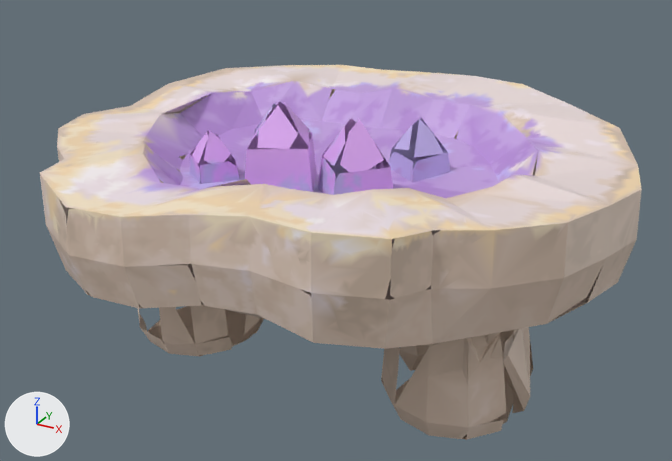
A saved change to the glTF model tools/art/models/tripo/gf/g_e_geode.glb.
The view is the same before and after, from a camera (50 mm lens) standing at (0.1401, -0.2477, 0.1777) and looking at (0.0019, 0.0036, 0.052). The lights are fixed; the arrows at lower left show +X, +Y and +Z. The picture after the commit comes second. Vertices at exactly the same position are counted once.

The scene before the commit, as lines of its bpy script (objects in view):
```python
me_geometry_0 = bpy.data.meshes.new('geometry_0')
me_geometry_0.from_pydata(...)  # 38614 vertices, 75754 faces; spans x -0.097..0.097, y -0.075..0.089, z 0.0..0.099
me_geometry_0.materials.append(mat_defaultmaterial)
ob_geometry_0 = bpy.data.objects.new('geometry_0', me_geometry_0)
ob_geometry_0.location = (0.0, 0.0, 0.0)
```
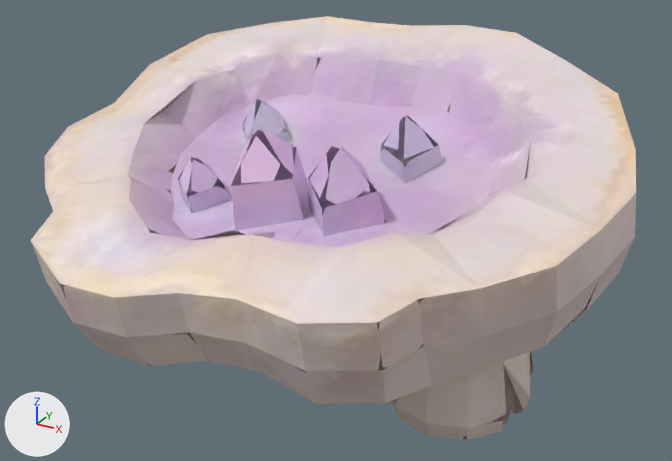
Patch to the scene script:
```diff
--- a/tools/art/models/tripo/gf/g_e_geode.glb.py
+++ b/tools/art/models/tripo/gf/g_e_geode.glb.py
@@ me_geometry_0 @@
-me_geometry_0.from_pydata(...)  # 38614 vertices, 75754 faces; spans x -0.097..0.097, y -0.075..0.089, z 0.0..0.099
+me_geometry_0.from_pydata(...)  # 38614 vertices, 75754 faces; spans x -0.097..0.097, y -0.081..0.081, z 0.0..0.11
+# me_geometry_0 part 1: the loose piece of 34226 vertices spanning x -0.097..0.097, y -0.075..0.089, z 0.048..0.089 is turned 15.6 degrees about the x axis through its middle, then moved by (0.0, -0.005, 0.001)
+# me_geometry_0 part 2: the loose piece of 145 vertices spanning x -0.041..-0.022, y -0.027..-0.007, z 0.07..0.088 is turned 15.6 degrees about the x axis through its middle, then moved by (0.0, -0.007, -0.006)
+# me_geometry_0 part 3: the loose piece of 516 vertices spanning x -0.022..0.006, y -0.029..0.001, z 0.069..0.099 is turned 15.6 degrees about the x axis through its middle, then moved by (0.0, -0.009, -0.005)
+# me_geometry_0 part 4: the loose piece of 214 vertices spanning x -0.043..-0.021, y 0.01..0.032, z 0.066..0.087 is turned 15.6 degrees about the x axis through its middle, then moved by (0.0, -0.008, 0.005)
+# me_geometry_0 part 5: the loose piece of 27 vertices spanning x -0.04..-0.032, y 0.013..0.021, z 0.076..0.086 is turned 15.6 degrees about the x axis through its middle, then moved by (0.0, -0.009, 0.003)
+# me_geometry_0 part 6: the loose piece of 28 vertices spanning x -0.032..-0.024, y 0.012..0.021, z 0.076..0.087 is turned 15.6 degrees about the x axis through its middle, then moved by (0.0, -0.009, 0.003)
+# me_geometry_0 part 7: the loose piece of 479 vertices spanning x 0.003..0.03, y -0.026..0.003, z 0.071..0.097 is turned 15.6 degrees about the x axis through its middle, then moved by (0.0, -0.009, -0.005)
+# me_geometry_0 part 8: the loose piece of 12 vertices spanning x 0.006..0.017, y -0.02..-0.011, z 0.084..0.094 is turned 15.6 degrees about the x axis through its middle, then moved by (0.0, -0.01, -0.006)
+# me_geometry_0 part 9: the loose piece of 224 vertices spanning x 0.012..0.033, y 0.011..0.033, z 0.068..0.09 is turned 15.6 degrees about the x axis through its middle, then moved by (0.0, -0.009, 0.005)
+# me_geometry_0 part 10: the loose piece of 26 vertices spanning x 0.023..0.031, y 0.013..0.023, z 0.078..0.089 is turned 15.6 degrees about the x axis through its middle, then moved by (0.0, -0.01, 0.003)
+# me_geometry_0 part 11: the loose piece of 55 vertices spanning x -0.038..-0.025, y -0.025..-0.016, z 0.079..0.088 is turned 15.6 degrees about the x axis through its middle, then moved by (0.0, -0.009, -0.007)
+# me_geometry_0 part 12: the loose piece of 54 vertices spanning x -0.019..-0.005, y -0.024..-0.002, z 0.087..0.099 is turned 15.6 degrees about the x axis through its middle, then moved by (0.0, -0.011, -0.005)
+# me_geometry_0 part 13: the loose piece of 7 vertices spanning x 0.015..0.022, y 0.016..0.021, z 0.078..0.087 is scaled about its middle by (1, 0.65, 1.07), then moved by (0.0, -0.009, 0.004)
+# me_geometry_0 part 14: 29 of the vertices in x 0.03..0.071, y -0.025..0.014, z 0.024..0.051 are turned 15.6 degrees about the x axis through their middle, then moved by (0.0, 0.003, -0.002)
+# me_geometry_0 part 15: 55962 faces centred in x -0.096..0.096, y -0.075..0.089, z 0.0..0.089 are repainted in the vertex colours; the middle colour goes from beige #dec7b6 to pale pink #decbc4
+# me_geometry_0 part 16: 3997 faces centred in x -0.069..0.067, y -0.063..0.071, z 0.069..0.098 are repainted in the vertex colours; the middle colour goes from purple #c7b9f0 to pale blue #dcc4e8
+# me_geometry_0 part 17: 10464 faces centred in x -0.069..0.064, y -0.049..0.067, z 0.069..0.089 are repainted in the vertex colours; the middle colour goes from purple #c3a3df to pale pink #d0b6d4
+# other edits to the shape of me_geometry_0 do not show in these pictures
 me_geometry_0.materials.append(mat_defaultmaterial)
```

Changed parts and their boxes (x1, y1, x2, y2) in the pictures (672 x 461 px; the box of a moved part takes in the faces that stretch with it):
'geometry_0', reshaped, recoloured (13% taller): before (40, 65, 642, 440); after (31, 16, 636, 440)
part 1 of me_geometry_0, moved or reshaped: before (40, 65, 642, 349); after (31, 16, 636, 404)
part 2 of me_geometry_0, moved or reshaped: before (189, 130, 240, 184); after (178, 157, 231, 213)
part 3 of me_geometry_0, moved or reshaped: before (245, 103, 317, 192); after (231, 130, 308, 231)
part 4 of me_geometry_0, moved or reshaped (mostly hidden before): before (255, 103, 276, 136); after (242, 99, 291, 142)
part 5 of me_geometry_0, moved or reshaped: before (256, 107, 272, 135); after (243, 102, 256, 136)
part 6 of me_geometry_0, moved or reshaped (not visible before): after (252, 102, 284, 135)
part 7 of me_geometry_0, moved or reshaped: before (318, 118, 393, 195); after (308, 145, 387, 236)
part 8 of me_geometry_0, moved or reshaped: before (323, 126, 345, 166); after (309, 154, 328, 198)
part 9 of me_geometry_0, moved or reshaped: before (389, 117, 450, 183); after (380, 114, 443, 183)
part 10 of me_geometry_0, moved or reshaped: before (414, 119, 444, 157); after (404, 116, 434, 159)
part 11 of me_geometry_0, moved or reshaped: before (192, 132, 231, 164); after (179, 159, 217, 194)
part 12 of me_geometry_0, moved or reshaped: before (249, 102, 309, 145); after (232, 130, 293, 181)
part 13 of me_geometry_0, moved or reshaped: before (394, 124, 413, 150); after (383, 122, 399, 150)
part 14 of me_geometry_0, moved or reshaped: before (428, 327, 530, 396); after (464, 352, 530, 396)
part 15 of me_geometry_0, edited (looks the same): (47, 113, 628, 440) in both
part 16 of me_geometry_0, recoloured: before (75, 76, 571, 202); after (66, 43, 559, 270)
part 17 of me_geometry_0, recoloured: before (138, 80, 561, 198); after (125, 47, 556, 248)
